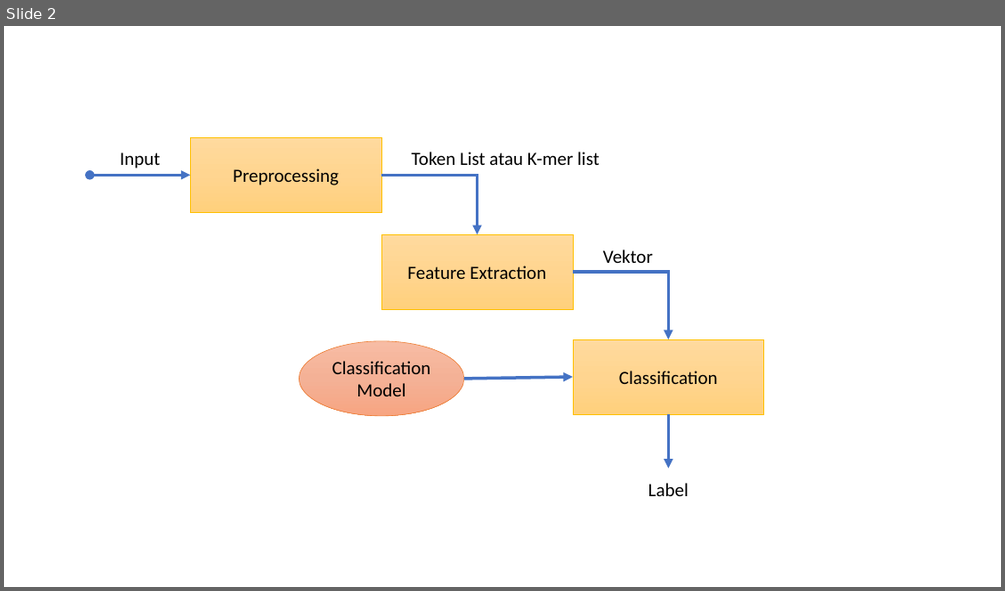
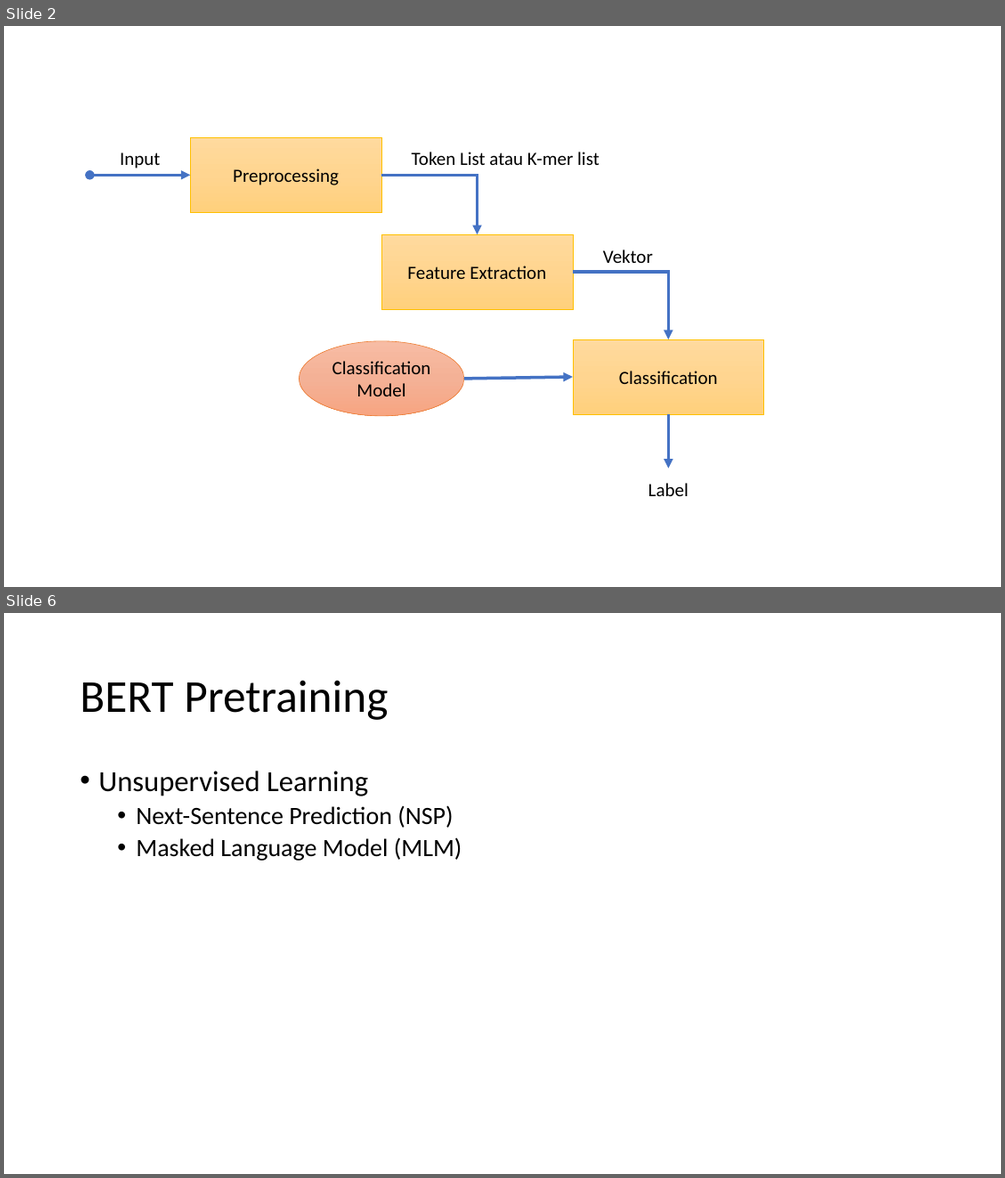
Before and after one commit to anwari32/IF5099-Metode-Penelitian, a slide deck: arsitektur umum.pptx. Shown one above the other, each under a label of ours: slide 2 before the commit, slides 2 and 6 after it; the slides between them are not shown. The pictures are 1005x591 and 1005x1178 pixels, drawn with LibreOffice and Linux fonts; fonts in the diff are those of the drawing. Boxes give left, top, right and bottom in pixels: in the first picture for what was removed or moved away, otherwise in the second. Text is boxed around its words. In the diff, an @@ line names an element or a change of style, - is before the commit and + after.

```diff
--- a/arsitektur umum.pptx
+++ b/arsitektur umum.pptx
@@ slide 6 added at [4, 613, 1001, 1174], background #FFFFFF @@
@@ title added at [80, 680, 388, 720], 44 pt, text #000000 @@
+BERT Pretraining
@@ text added at [98, 771, 462, 860], 24 pt, text #000000 @@
+• Unsupervised Learning
+  • Next-Sentence Prediction (NSP)
+  • Masked Language Model (MLM)
```
Also in this commit, not shown: 4 other slides added, 12 other files.
